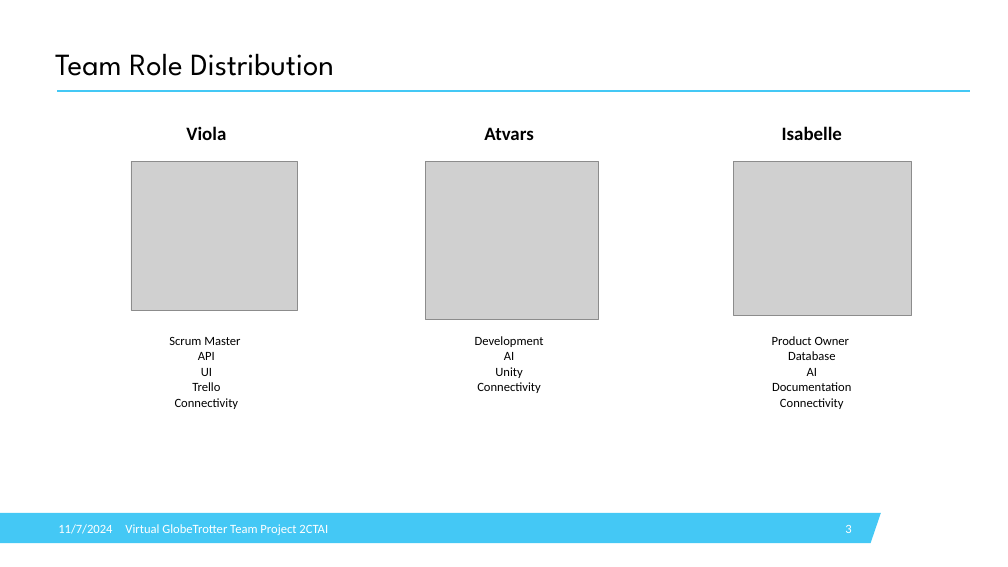
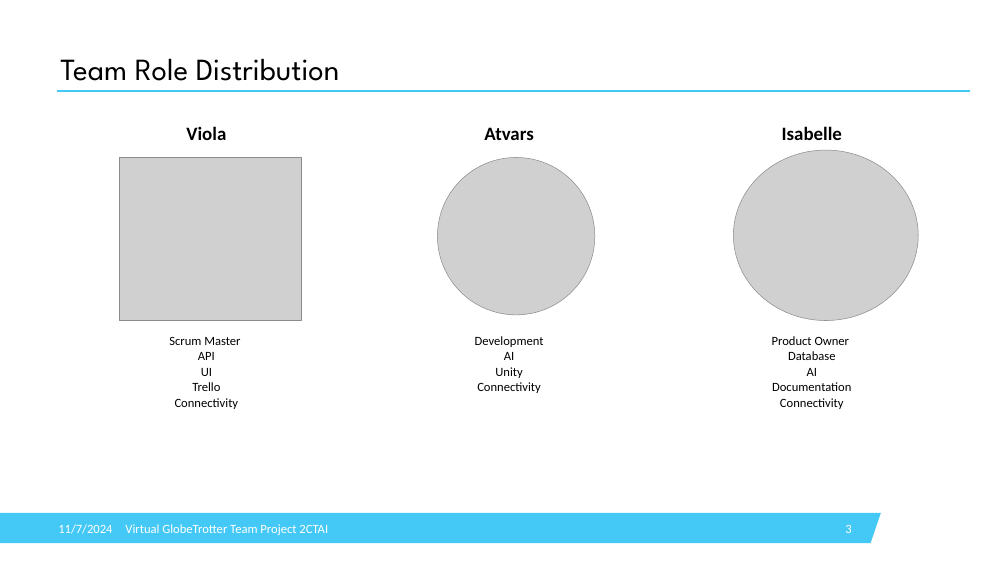
Before and after one commit to IsabelleDesle/VirtualGlobeTrotter, a slide deck: slide 3 of Presentation/PresentationVGT.pptx. Drawn at 1008x567 pixels with LibreOffice and Linux fonts; fonts in the diff are those of the drawing; grey boxes stand for pictures; background and template pictures are left out. Boxes give left, top, right and bottom in pixels: in the first picture for what was removed or moved away, otherwise in the second. Text is boxed around its words. In the diff, an @@ line names an element or a change of style, - is before the commit and + after.

Commit message:
presentation update

```diff
--- a/Presentation/PresentationVGT.pptx
+++ b/Presentation/PresentationVGT.pptx
@@ title "Team Role Distribution": place and size @@
-title "Team Role Distribution" at (55, 53, 334, 76)
+title "Team Role Distribution" at (60, 58, 340, 81)
@@ picture: place and size @@
-picture at (131, 161, 297, 310)
+picture at (119, 157, 301, 321)
@@ picture: place and size @@
-picture at (425, 161, 598, 320)
+picture at (437, 157, 595, 314)
@@ picture: place and size @@
-picture at (733, 161, 911, 315)
+picture at (733, 150, 918, 321)
```
Also in this commit, not shown: 2 other files.
